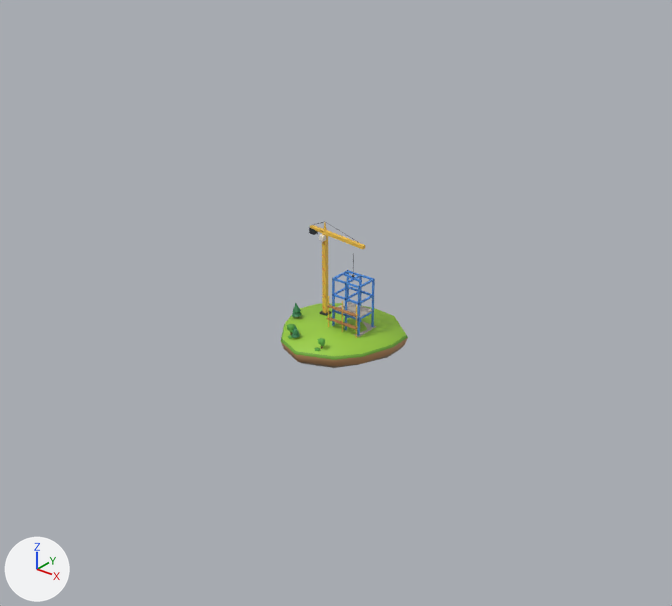
One commit to the glTF model docs/assets/pals/worlds/frameworks-sdks.glb: the scene before it, then after it.
One viewpoint serves both versions: a 50 mm camera at (1.615, -2.023, 1.522) aimed at (0.064, -0.085, 0.32). The lights are fixed; the arrows at lower left show +X, +Y and +Z. The first picture is the older version. Where no turn or scale is listed for an object, it has been applied to the vertices. Vertices at exactly the same position are counted once.

The first picture shows 'isle_centre.001' and 2 more.
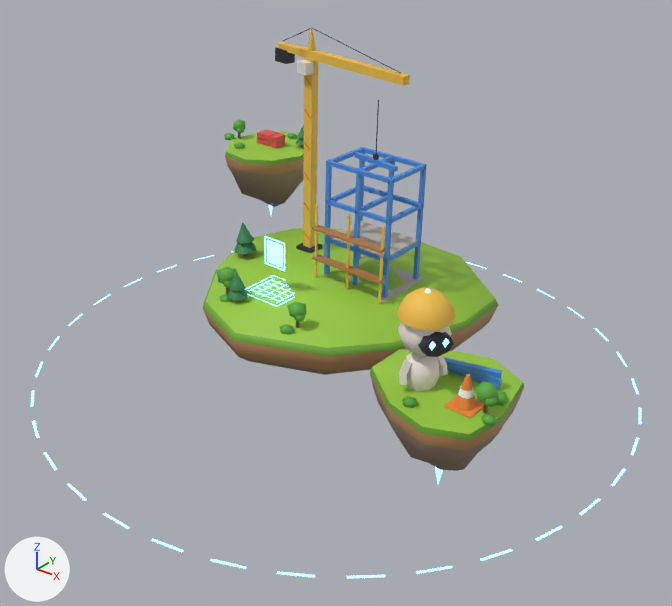
ob_rings is not drawn itself; it is the parent of ob_rings_001.
ob_builder is not drawn itself; it is the parent of ob_builder_001.
ob_jib is not drawn itself; it is the parent of ob_hook, ob_jib_001.

Where the newer file only moved an object's origin or applied its transform, the numbers keep the older frame.

What differs and where, as boxes [x1, y1, x2, y2] in the pictures (672 x 606 px):
'isle_centre.001', moved
    before: [281, 234, 408, 368]
    after: [202, 59, 498, 375]
'isle_yard.001', moved (not visible before)
    after: [370, 349, 524, 484]
'island_2.001', added
    after: [224, 119, 304, 215]
    faces in mat_solid: [224, 119, 304, 207]
'builder.001', moved (not visible before)
    after: [396, 288, 455, 391]
'jib.001', moved
    before: [309, 222, 365, 249]
    after: [275, 28, 410, 86]
'rings.001', rescaled (not visible before)
    after: [31, 251, 641, 578]
'blueprint.001', reshaped (not visible before)
    after: [245, 236, 295, 307]
'hook.001', moved
    before: [344, 253, 362, 283]
    after: [355, 100, 398, 172]

What changed in the scene script:
```text
Change me_blueprint:
    used by ob_blueprint_001; location = (-0.045, -0.07, 0.178)
    remove me_blueprint.from_pydata(...)  # 104 vertices, 148 faces; spans x -0.000033..0.000033, y -0.000033..0.000033, z -0.000037..0.000037
    remove me_blueprint.materials.append(mat_holo_build_001)  # blue #78b7f4, glowing blue #7ebfff
    add me_blueprint.from_pydata(...)  # 104 vertices, 148 faces; spans x -0.114132..0.031449, y -0.187397..-0.041709, z 0.17194..0.342423
    me_blueprint part 1: the whole mesh is multiplied about its middle by the matrix ((2214.316, 0.643, 90.24), (0.643, 2215.929, -31.579), (-90.24, 31.579, 2214.091)), then moved by (-0.037992, -0.115725, 0.258122)
    add me_blueprint.materials.append(mat_holo_build)  # blue #78b7f4, glowing blue #7ebfff
Add me_island_2:
    me_island_2.from_pydata(...)  # 206 vertices, 318 faces; spans x -0.164..0.172, y -0.175..0.173, z -0.179..0.174
    # faces by material slot: [308, 10]
    me_island_2.materials.append(mat_solid)
    me_island_2.materials.append(mat_holo_build_001)
Change ob_jib:
    ob_jib.parent: ob_isle_centre -> ob_island_main
Change ob_isle_centre_001:
    ob_isle_centre_001.parent: ob_isle_centre -> ob_island_main
Change ob_builder:
    ob_builder.parent: ob_isle_yard -> ob_island_1
Change ob_isle_yard_001:
    ob_isle_yard_001.parent: ob_isle_yard -> ob_island_1
Change ob_rings:
    ob_rings.scale: (0.001, 0.001, 0.001) -> (1.0, 1.0, 1.0)
Add ob_island_main:
    ob_island_main = bpy.data.objects.new('island_main', None)
    ob_island_main.parent = ob_stage
    ob_island_main.location = (-0.887, 0.331, 0.3)
Add ob_stage:
    ob_stage = bpy.data.objects.new('stage', None)
    ob_stage.parent = ob_world_frameworks_sdks
    ob_stage.location = (0.887, -0.311, 0.0)
    ob_stage.rotation_euler = (0.0143, 0.0407, 0.00029)  # degrees (0.8, 2.3, 0)
Add ob_island_1:
    ob_island_1 = bpy.data.objects.new('island_1', None)
    ob_island_1.parent = ob_stage
    ob_island_1.location = (-0.281, -0.0395, 0.36)
Add ob_island_2_001:
    ob_island_2_001 = bpy.data.objects.new('island_2.001', me_island_2)
    ob_island_2_001.location = (-0.582, 0.337, 0.493)
```
